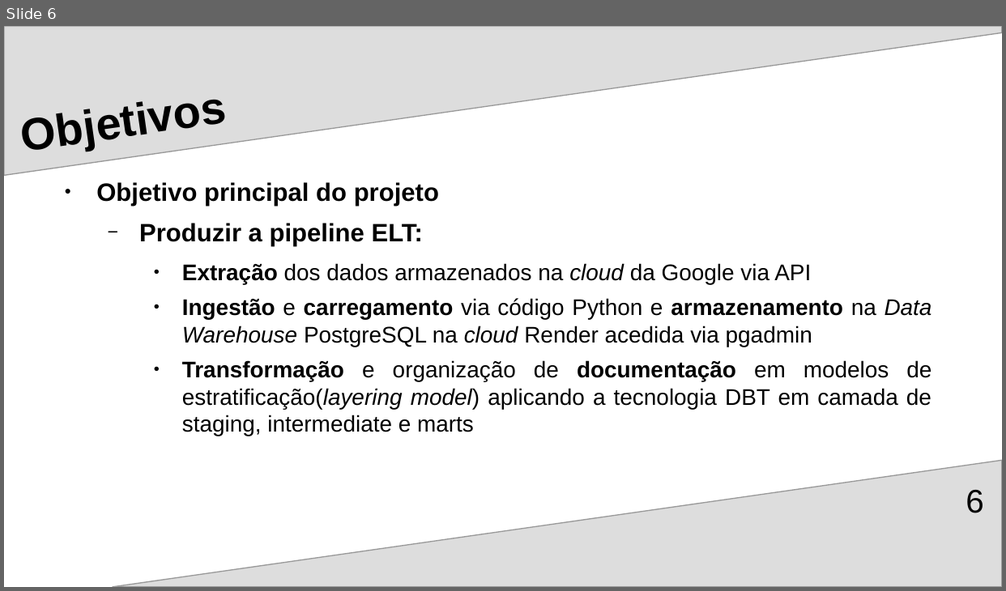
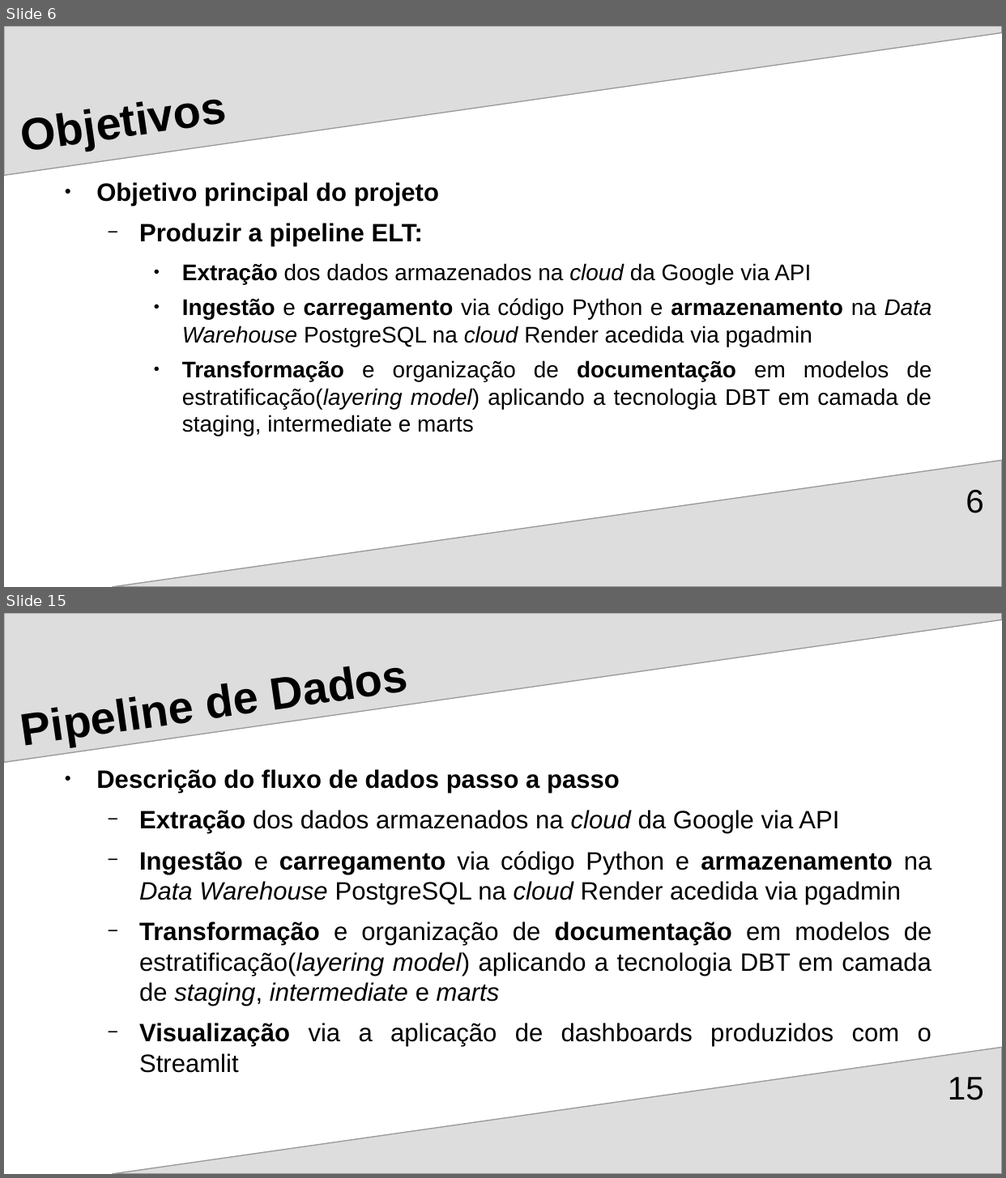
Before and after one commit to Ricardo-Santo/EDIT_DE_Applied_Project, a slide deck: RegTech/docs/DE_Project_Presentation_2025.odp. Shown one above the other, each under a label of ours: slide 6 before the commit, slides 6 and 15 after it; the slides between them are not shown. The pictures are 1006x591 and 1006x1178 pixels, drawn with LibreOffice and Linux fonts; fonts in the diff are those of the drawing. Boxes give left, top, right and bottom in pixels: in the first picture for what was removed or moved away, otherwise in the second. Text is boxed around its words. In the diff, an @@ line names an element or a change of style, - is before the commit and + after.

```diff
--- a/RegTech/docs/DE_Project_Presentation_2025.odp
+++ b/RegTech/docs/DE_Project_Presentation_2025.odp
@@ slide 15 added at box(4, 613, 1002, 1174), background #FFFFFF; not listed: 2 template elements that a slide beside it also shows @@
@@ text added at box(96, 769, 932, 1073), 20 pt, text #000000 @@
+● Descrição do fluxo de dados passo a passo
+  − Extração dos dados armazenados na cloud da Google via API
+  − Ingestão e carregamento via código Python e armazenamento na Data Warehouse PostgreSQL na cloud Render acedida via pgadmin
+  − Transformação e organização de documentação em modelos de estratificação(layering model) aplicando a tecnologia DBT em camada de staging, intermediate e marts
+  − Visualização via a aplicação de dashboards produzidos com o Streamlit
@@ title added at box(329, 769, 439, 789), 36 pt, text #000000, bold @@
+Pipeline de Dados
@@ page number added at box(948, 1077, 984, 1101), 26 pt, text #000000 @@
+15
```
Also in this commit, not shown: 5 slides changed, 7 other slides added, 2 slides removed, 2 other files.
